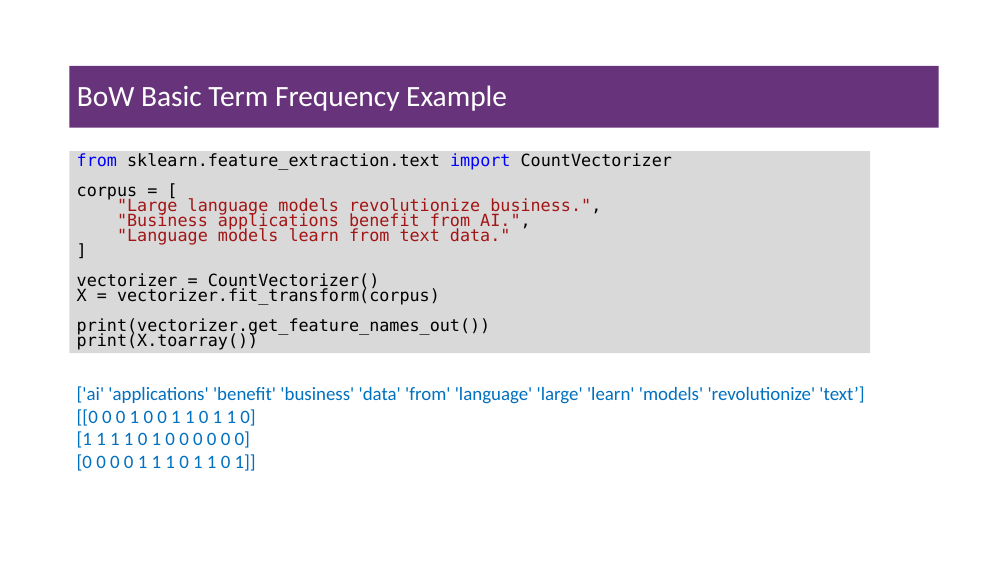
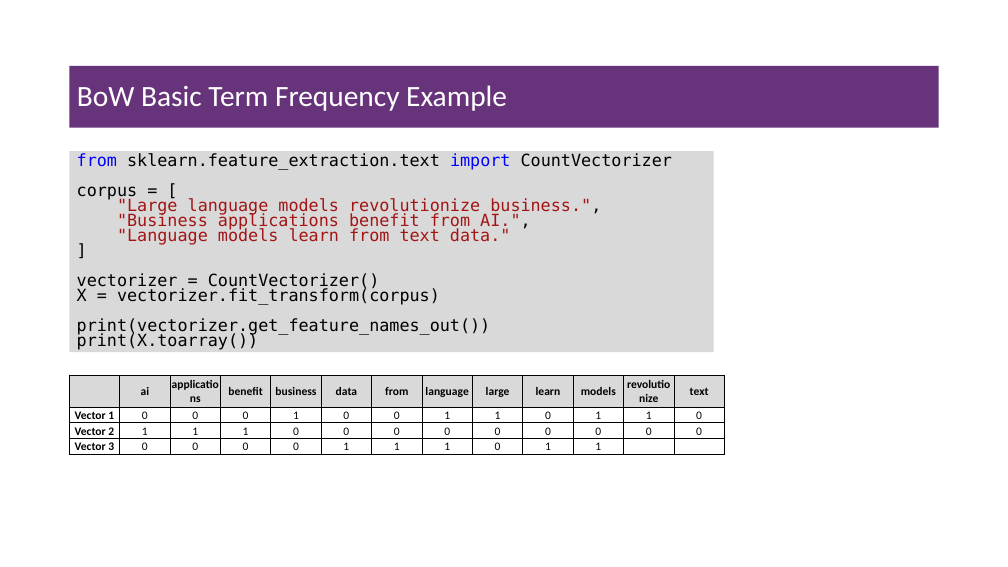
Before and after one commit to msfasha/307307-BI-Methods, a slide deck: slide 20 of 20242-NLP-LLM/lecture notes/Part 1 - Introduction to NLP/1.1-introduction to NLP.pptx (slide 22 before the commit). Drawn at 1008x567 pixels with LibreOffice and Linux fonts; fonts in the diff are those of the drawing; background and template pictures are left out. Boxes give left, top, right and bottom in pixels: in the first picture for what was removed or moved away, otherwise in the second. Text is boxed around its words. In the diff, an @@ line names an element or a change of style, - is before the commit and + after.

```diff
--- a/20242-NLP-LLM/lecture notes/Part 1 - Introduction to NLP/1.1-introduction to NLP.pptx
+++ b/20242-NLP-LLM/lecture notes/Part 1 - Introduction to NLP/1.1-introduction to NLP.pptx
@@ rectangle "from sklearn.feature_extraction.text import CountVectorizer": place and size @@
-rectangle "from sklearn.feature_extraction.text import CountVectorizer" at <box>70,151,870,353</box>
+rectangle "from sklearn.feature_extraction.text import CountVectorizer" at <box>70,151,714,352</box>
@@ table added at <box>70,376,728,454</box>, 4 rows, 13 columns @@
+ | ai | applications | benefit | business | data | from | language | large | learn | models | revolutionize | text
+Vector 1 | 0 | 0 | 0 | 1 | 0 | 0 | 1 | 1 | 0 | 1 | 1 | 0
+Vector 2 | 1 | 1 | 1 | 0 | 0 | 0 | 0 | 0 | 0 | 0 | 0 | 0
+Vector 3 | 0 | 0 | 0 | 0 | 1 | 1 | 1 | 0 | 1 | 1 |  | 
@@ text removed at <box>77,386,864,471</box> @@
-['ai' 'applications' 'benefit' 'business' 'data' 'from' 'language' 'large' 'learn' 'models' 'revolutionize' 'text’]
-[[0 0 0 1 0 0 1 1 0 1 1 0]
-[1 1 1 1 0 1 0 0 0 0 0 0]
-[0 0 0 0 1 1 1 0 1 1 0 1]]
```
Also in this commit, not shown: 4 other slides changed, 1 slide removed, 5 other files.
